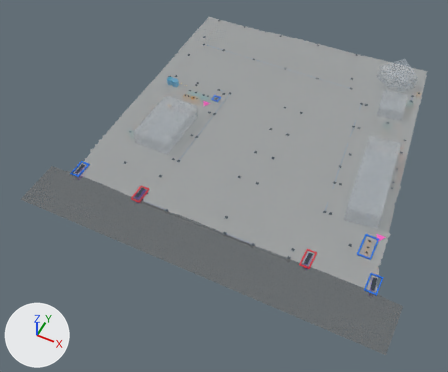
Renders of the glTF model portal-proposal/public/sites/models/1622.glb from each side of a commit.
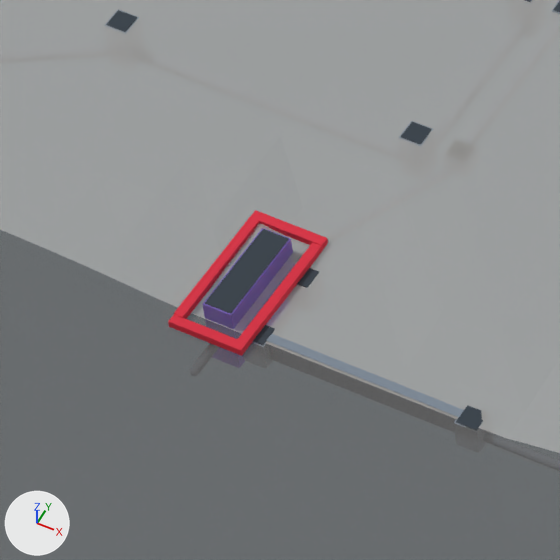
The first picture shows the older version from a 50 mm lens placed at (44.8, -120.7, 118.0), pointed at (-5.9, -19.3, -8.7). The close-ups show the older and then the newer version on the part from 25% to 40% of the width and 43% to 61% of the height of that picture. Only the edits that show in the close-ups are written down. Lighting does not change. The marker at lower left points along +X, +Y and +Z. Where no turn or scale is listed for an object, it has been applied to the vertices. Vertices at exactly the same position are counted once.

Objects in the first close-up: 'Forecourt, paving and lawn', 'Grease trap pit (3 chambers) · west of the entrance', 'Grease trap pit grating.001', 'Narrow-mouth concrete gutter across the entrance', 'Ram Intra road side and entrances', 'S2 · G2.1 · Existing sampling point' and 8 more.
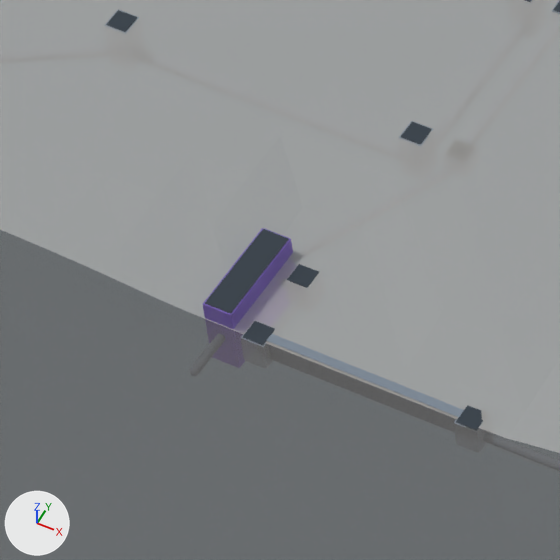
Location of each change, (x1, y1, x2, y2) in pixels of the close-ups (560 x 560 px):
```json
{"object": "S2 · G2.1 · Existing sampling point", "change": "reshaped", "before": [168, 210, 328, 356], "on screen": "not visible afterwards"}
{"part": 1, "of": "me_mesh_224", "change": "deleted", "before": [168, 314, 248, 356]}
{"part": 2, "of": "me_mesh_224", "change": "deleted", "before": [250, 210, 328, 250]}
{"part": 3, "of": "me_mesh_224", "change": "deleted", "before": [174, 217, 259, 319]}
{"part": 4, "of": "me_mesh_224", "change": "deleted", "before": [238, 242, 322, 348]}
```

Edits to the scene script, one JSON object a line:
```json
{"op": "add", "block": "mat_sampleanchor", "code": ["mat_sampleanchor = principled_material('sampleAnchor')", "mat_sampleanchor.base_color = (0.0137, 0.159, 0.745)  # blue #1f6fe0", "mat_sampleanchor.roughness = 0.85", "mat_sampleanchor.alpha = 0.0"]}
{"block": "me_mesh_224", "where": "# used by ob_s2___g2_1___existing_sampling_point; location = (0.0, 0.0, 0.0)"}
{"op": "remove", "block": "me_mesh_224", "code": "me_mesh_224.from_pydata(...)  # 32 vertices, 48 faces; spans x -21.17..-18.63, y -40.79..-35.85, z 0.21..0.49"}
{"op": "remove", "block": "me_mesh_224", "code": "me_mesh_224.materials.append(mat_sampleg21)  # red #d7263d"}
{"op": "add", "block": "me_mesh_224", "code": "me_mesh_224.from_pydata(...)  # 8 vertices, 12 faces; spans x -20.05..-19.75, y -38.47..-38.17, z 0.21..0.51"}
{"block": "me_mesh_224", "change": "me_mesh_224 part 1: the loose piece of 8 vertices spanning x -21.17..-18.63, y -40.79..-40.47, z 0.21..0.46 is deleted"}
{"block": "me_mesh_224", "change": "me_mesh_224 part 2: the loose piece of 8 vertices spanning x -21.17..-18.63, y -36.17..-35.85, z 0.23..0.48 is deleted"}
{"block": "me_mesh_224", "change": "me_mesh_224 part 3: the loose piece of 8 vertices spanning x -21.17..-20.85, y -40.47..-36.17, z 0.24..0.49 is deleted"}
{"block": "me_mesh_224", "change": "me_mesh_224 part 4: the loose piece of 8 vertices spanning x -18.95..-18.63, y -40.47..-36.17, z 0.21..0.46 is deleted"}
{"block": "me_mesh_224", "change": "other edits to the shape of me_mesh_224 do not show in these pictures"}
{"op": "add", "block": "me_mesh_224", "code": "me_mesh_224.materials.append(mat_sampleanchor)  # blue #1f6fe0"}
```
